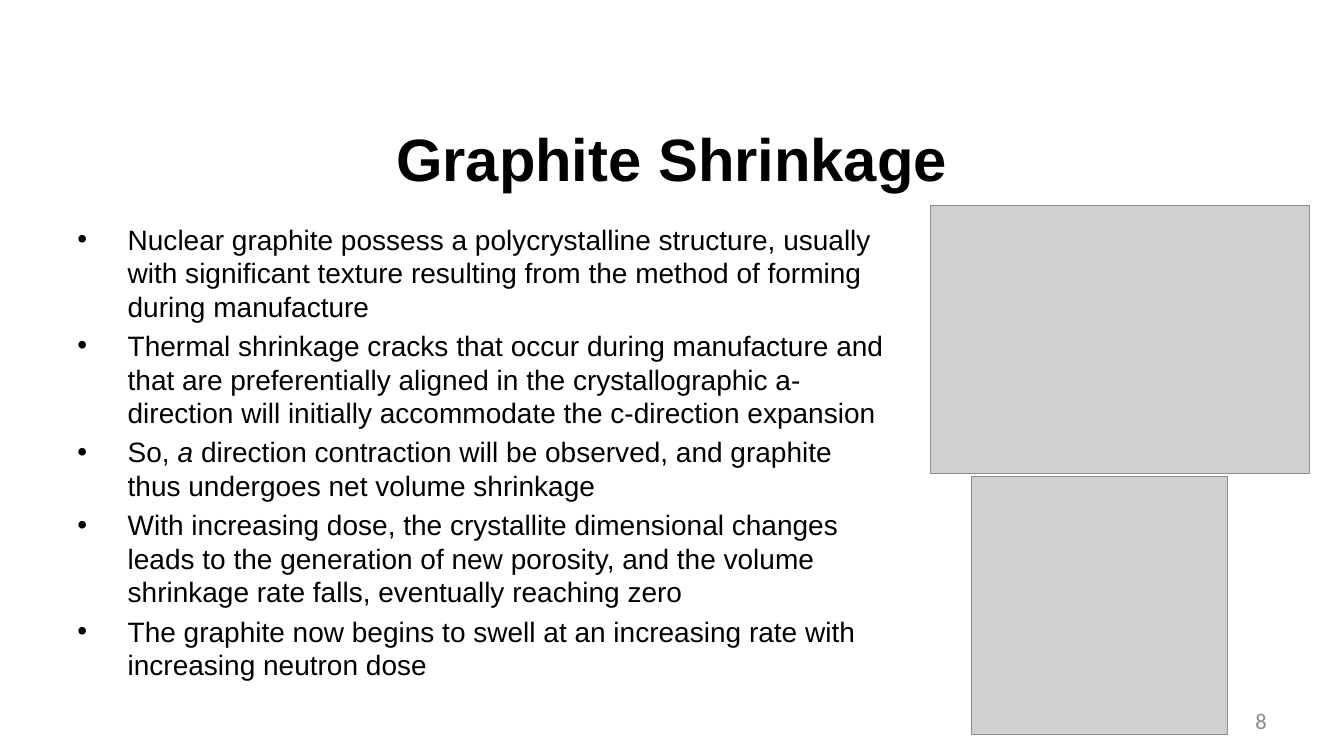
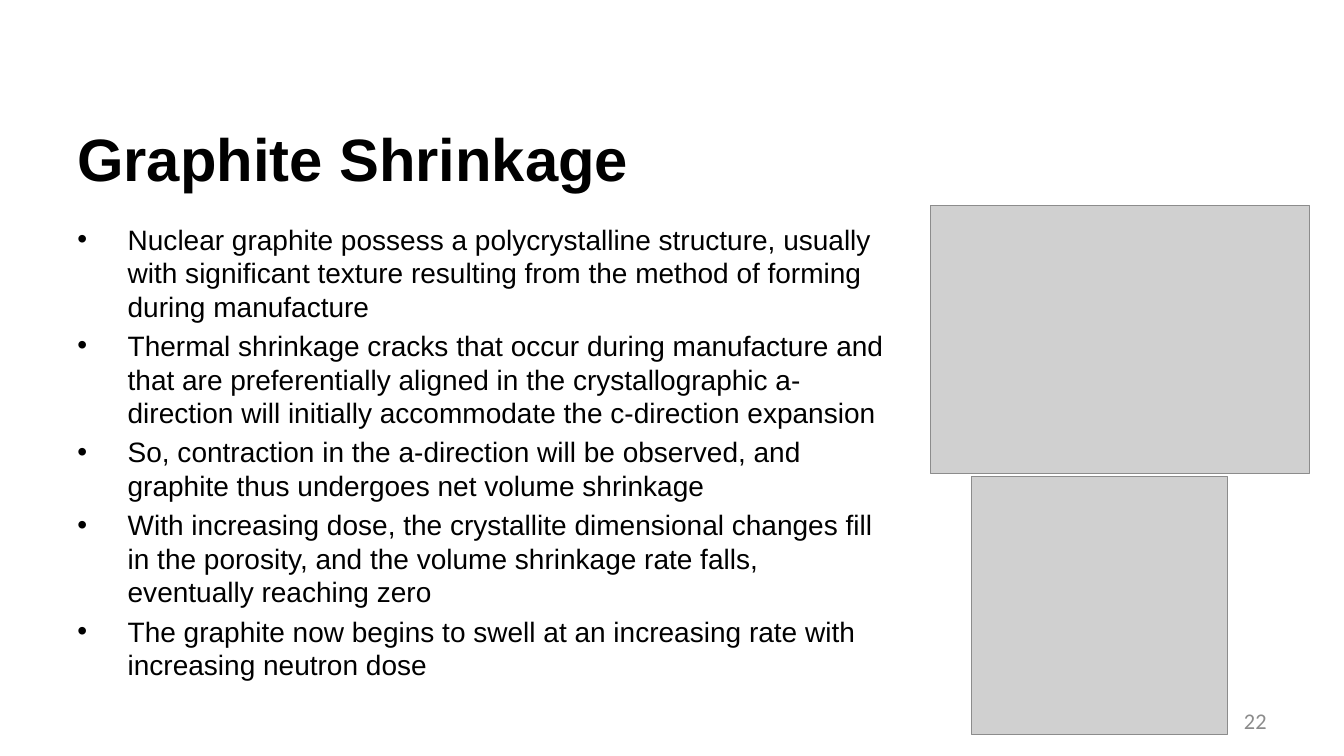
Before and after one commit to benbeeler/TEACHING, a slide deck: slide 22 of Advanced Reactor Materials/Fall2025/Lec5_TRISO.pptx (slide 8 before the commit). Drawn at 1344x756 pixels with LibreOffice and Linux fonts; fonts in the diff are those of the drawing; grey boxes stand for pictures; background and template pictures are left out. Boxes give left, top, right and bottom in pixels: in the first picture for what was removed or moved away, otherwise in the second. Text is boxed around its words. In the diff, an @@ line names an element or a change of style, - is before the commit and + after.

```diff
--- a/Advanced Reactor Materials/Fall2025/Lec5_TRISO.pptx
+++ b/Advanced Reactor Materials/Fall2025/Lec5_TRISO.pptx
@@ title "Graphite Shrinkage" at (x1=77, y1=137, x2=628, y2=193): alignment centre to left @@
@@ text at (x1=128, y1=441, x2=872, y2=608): text changed @@
-• So, a direction contraction will be observed, and graphite thus undergoes net volume shrinkage
-• With increasing dose, the crystallite dimensional changes leads to the generation of new porosity, and the volume shrinkage rate falls, eventually reaching zero
+• So, contraction in the a-direction will be observed, and graphite thus undergoes net volume shrinkage
+• With increasing dose, the crystallite dimensional changes fill in the porosity, and the volume shrinkage rate falls, eventually reaching zero
@@ page number at (x1=1244, y1=714, x2=1267, y2=729): text changed @@
-8
+22
```
Also in this commit, not shown: 18 other slides changed, 15 slides added, 18 slides removed, 5 other files.
